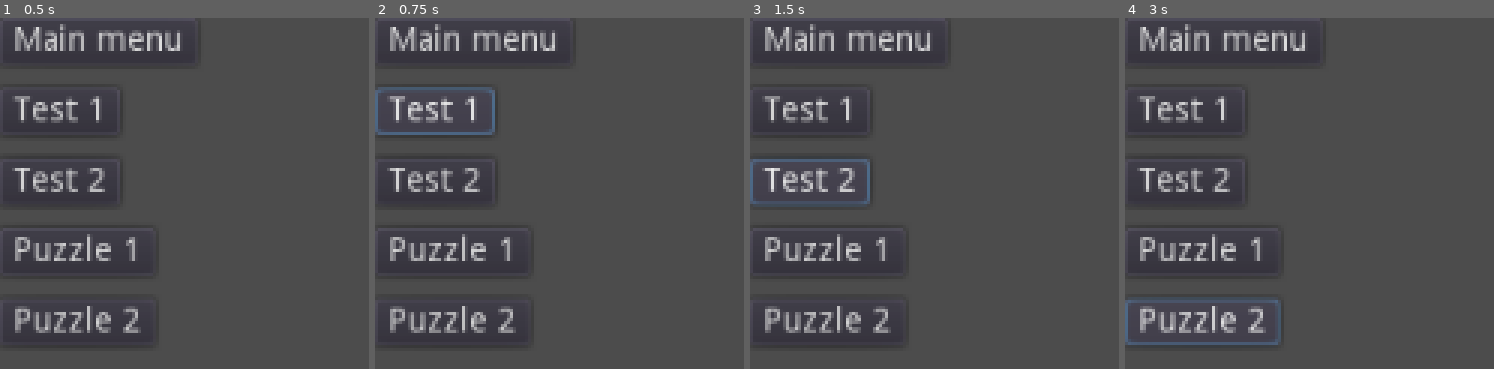
Above: before the commit, frames 1-4 (left to right).
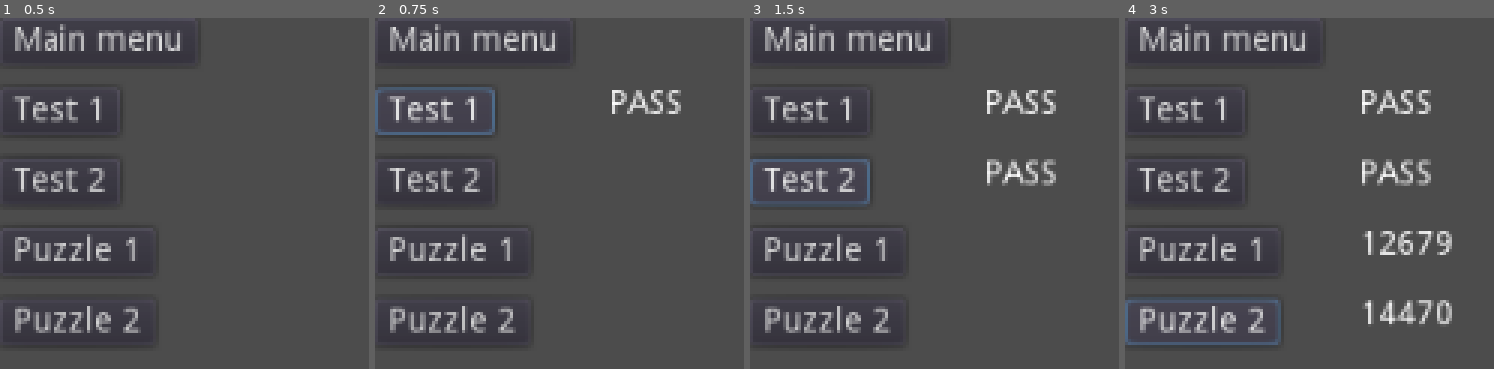
Above: after the commit, the same moments.

Repository: mslinklater/AdventOfCode
Game: Godot game, scene res://scenes/Day2.tscn
Two runs of this game, one before a commit and one after it. Both use one fixed random seed, a clock stepped at 60 frames per second and the inputs below. This scene is started directly instead of the project's main scene.
Inputs:
- Up to frame 1 (0.5 s): no input
- Up to frame 2 (0.75 s): click "Test 1" at 0.5 s
- Up to frame 3 (1.5 s): click "Test 2" at 1.25 s
- Up to frame 4 (3 s): click "Puzzle 1" at 2 s; click "Puzzle 2" at 2.75 s

Frame 1 is identical in both runs. In frame 2, 0.7% of the frame differs, in the area x 64-83%, y 20-28%; in frame 3, 1.5%; in frame 4, 3.2%, in the area x 64-89%, y 20-88%.

Commit message:
Day 2

Diff:
--- a/2022/project.godot
+++ b/2022/project.godot
@@ -14,6 +14,10 @@
 run/main_scene="res://scenes/MainMenu.tscn"
 config/icon="res://icon.png"
 
+[autoload]
+
+Utils="*res://scripts/utils.gd"
+
 [gui]
 
 common/drop_mouse_on_gui_input_disabled=true
--- a/2022/scenes/Day2.tscn
+++ b/2022/scenes/Day2.tscn
@@ -59,3 +59,7 @@
 margin_bottom = 134.0
 
 [connection signal="pressed" from="MainMenuButton" to="." method="_on_MainMenuButton_pressed"]
+[connection signal="pressed" from="Test1Button" to="." method="_on_Test1Button_pressed"]
+[connection signal="pressed" from="Test2Button" to="." method="_on_Test2Button_pressed"]
+[connection signal="pressed" from="Puzzle1Button" to="." method="_on_Puzzle1Button_pressed"]
+[connection signal="pressed" from="Puzzle2Button" to="." method="_on_Puzzle2Button_pressed"]
--- a/2022/scripts/Day1Controller.gd
+++ b/2022/scripts/Day1Controller.gd
@@ -11,26 +11,27 @@
 var test1Answer = 24000
 var test2Answer = 45000
 
+var testLines = []
 var testTotals = []
+var lines = []
 var totals = []
 
 # Called when the node enters the scene tree for the first time.
 func _ready():
-	parse_file('res://input/day1test.txt', testTotals)
-	parse_file('res://input/day1.txt', totals)
+	Utils.load_file_extract_lines('res://input/day1test.txt', testLines)
+	Utils.load_file_extract_lines('res://input/day1.txt', lines)
+	parse_lines(testLines, testTotals)
+	parse_lines(lines, totals)
 
-func parse_file(filename, dest: Array):
-	var f = File.new()
-	f.open(filename, File.READ)
+func parse_lines(input: Array, output: Array):
+	output.clear()
 	var thisTotal = 0
-	while not f.eof_reached(): # iterate through all lines until the end of file is reached
-		var line = f.get_line()
+	for line in input:
 		if line.length() > 0:
 			thisTotal += int(line)
 		else:
-			dest.append(thisTotal)
+			output.append(thisTotal)
 			thisTotal = 0
-	f.close()
 
 func doPart1(data: Array) -> int:
 	var largest: int = 0
--- a/2022/scripts/Day2Controller.gd
+++ b/2022/scripts/Day2Controller.gd
@@ -1,17 +1,170 @@
 extends Node2D
 
+# answer 1 = 12679
+# answer 2 =
+
 onready var test1Answer = 15
+onready var test2Answer = 12
 
-var testScores = []
+const rockScore = 1
+const paperScore = 2
+const scissorsScore = 3
+
+const loseScore = 0
+const drawScore = 3
+const winScore = 6
+
+onready var puzzle1AnswerLabel: Label = get_node("Puzzle1ResultLabel")
+onready var puzzle2AnswerLabel: Label = get_node("Puzzle2ResultLabel")
+onready var test1ResultLabel: Label = get_node("Test1ResultLabel")
+onready var test2ResultLabel: Label = get_node("Test2ResultLabel")
+
+var testLines = []
+var testFirstMoves = []
+var testSecondMoves = []
+var testRequiredResult = []
+
+var lines = []
+var firstMoves = []
+var secondMoves = []
+var requiredResult = []
+
+enum Move {ROCK, PAPER, SCISSORS}
+enum Result {LOSE, DRAW, WIN}
 
 # Called when the node enters the scene tree for the first time.
 func _ready():
-	pass # Replace with function body.
+	Utils.load_file_extract_lines('res://input/day2test.txt', testLines)
+	Utils.load_file_extract_lines('res://input/day2.txt', lines)
+	parse_moves(testLines, testFirstMoves, testSecondMoves, testRequiredResult)
+	parse_moves(lines, firstMoves, secondMoves, requiredResult)
 
-func parse_file(filename, data: Array):
-	pass
+func parse_moves(input: Array, first: Array, second: Array, result: Array):
+	for line in input:
+		if line.length() > 0:
+			match line[0]:
+				"A":
+					first.append(Move.ROCK)
+				"B":
+					first.append(Move.PAPER)
+				"C":
+					first.append(Move.SCISSORS)
+			match line[2]:
+				"X":
+					second.append(Move.ROCK)
+					result.append(Result.LOSE)
+				"Y":
+					second.append(Move.PAPER)
+					result.append(Result.DRAW)
+				"Z":
+					second.append(Move.SCISSORS)
+					result.append(Result.WIN)
+
+func doPart1(first: Array, second:Array) -> int:
+	var score = 0
+	for i in range(first.size()):
+		match second[i]:
+			Move.ROCK:
+				score += rockScore
+			Move.PAPER:
+				score += paperScore
+			Move.SCISSORS:
+				score += scissorsScore
+		match first[i]:
+			Move.ROCK:
+				match second[i]:
+					Move.ROCK:
+						score += drawScore
+					Move.PAPER:
+						score += winScore
+					Move.SCISSORS:
+						score += loseScore
+			Move.PAPER:
+				match second[i]:
+					Move.ROCK:
+						score += loseScore
+					Move.PAPER:
+						score += drawScore
+					Move.SCISSORS:
+						score += winScore
+			Move.SCISSORS:
+				match second[i]:
+					Move.ROCK:
+						score += winScore
+					Move.PAPER:
+						score += loseScore
+					Move.SCISSORS:
+						score += drawScore
+	return score
+
+func doPart2(first: Array, result:Array) -> int:
+	var score = 0
+	for i in range(first.size()):
+		match result[i]:
+			Result.LOSE:
+				score += loseScore
+			Result.DRAW:
+				score += drawScore
+			Result.WIN:
+				score += winScore
+		match first[i]:
+			Move.ROCK:
+				match result[i]:
+					Result.LOSE:
+						# scissors
+						score += scissorsScore
+					Result.DRAW:
+						# rock
+						score += rockScore
+					Result.WIN:
+						# paper
+						score += paperScore
+			Move.PAPER:
+				match result[i]:
+					Result.LOSE:
+						# rock
+						score += rockScore
+					Result.DRAW:
+						# paper
+						score += paperScore
+					Result.WIN:
+						# scissors
+						score += scissorsScore
+			Move.SCISSORS:
+				match result[i]:
+					Result.LOSE:
+						# paper
+						score += paperScore
+					Result.DRAW:
+						# scissors
+						score += scissorsScore
+					Result.WIN:
+						# rock
+						score += rockScore
+	return score
 
 # UI handlers
 
 func _on_MainMenuButton_pressed():
 	get_tree().change_scene("res://scenes/MainMenu.tscn")
+
+
+func _on_Test1Button_pressed():
+	if doPart1(testFirstMoves, testSecondMoves) == test1Answer:
+		test1ResultLabel.text = "PASS"
+	else:
+		test1ResultLabel.text = "FAIL"
+
+func _on_Puzzle1Button_pressed():
+	puzzle1AnswerLabel.text = str(doPart1(firstMoves, secondMoves))
+
+
+func _on_Test2Button_pressed():
+	if doPart2(testFirstMoves, testRequiredResult) == test2Answer:
+		test2ResultLabel.text = "PASS"
+	else:
+		test2ResultLabel.text = "FAIL"
+
+
+func _on_Puzzle2Button_pressed():
+	puzzle2AnswerLabel.text = str(doPart2(firstMoves, requiredResult))
--- /dev/null
+++ b/2022/scripts/utils.gd
@@ -0,0 +1,13 @@
+extends Node
+
+# Called when the node enters the scene tree for the first time.
+func _ready():
+	pass # Replace with function body.
+
+func load_file_extract_lines(filename, data: Array):
+	var f = File.new()
+	f.open(filename, File.READ)
+	while not f.eof_reached(): # iterate through all lines until the end of file is reached
+		var line = f.get_line()
+		data.append(line)
+	f.close()
